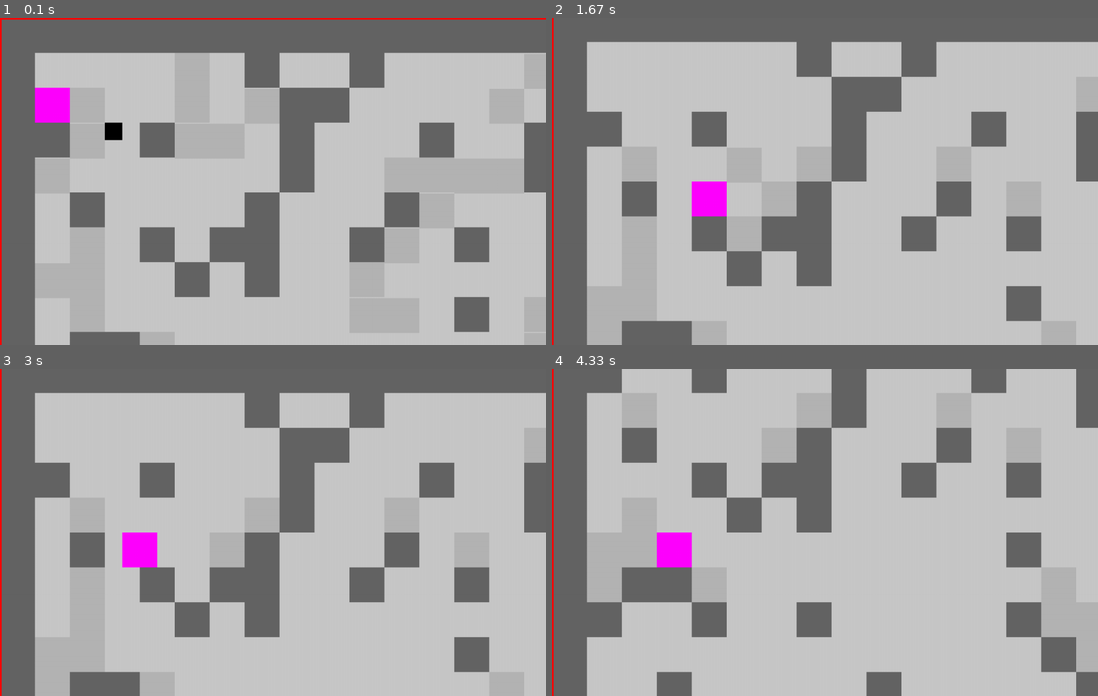
Above: before the commit, frames 1-4 (two rows, left to right).
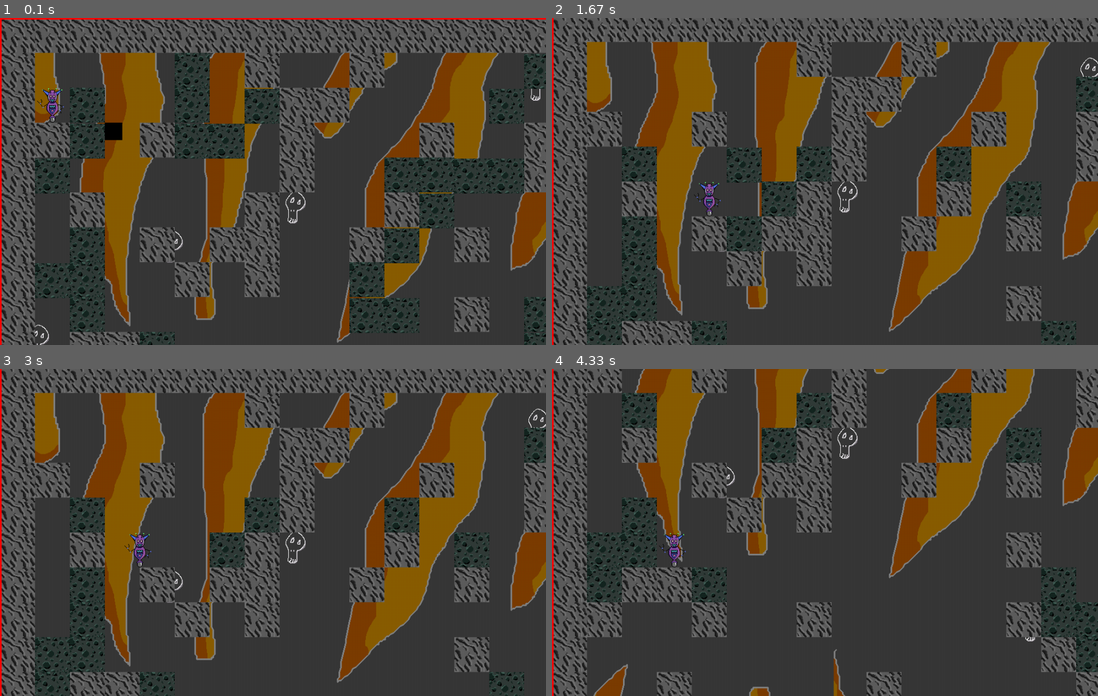
Above: after the commit, the same moments.

Repository: ravenstudios/pygame_scrolling_map
Game: pygame game, started from main.py
The game is run twice, just before and just after one commit, with the same random seed, the same clock (stepped at 60 frames per second) and the same inputs.
Inputs:
- Up to frame 1 (0.1 s): no input
- Up to frame 2 (1.67 s): tap Space at 0.33, 0.73, 1.03, 1.23, 1.57 s; hold Right 0.67-1.13 s; hold Right 1.17-1.47 s; hold Right from 1.5 s (still down)
- Up to frame 3 (3 s): tap Space at 1.87, 2.07, 2.37, 2.63, 2.97 s; release Right at 1.97 s; hold Up 2-2.53 s; hold Down 2.57-2.87 s; hold Left from 2.9 s (still down)
- Up to frame 4 (4.33 s): tap Space at 3.27, 3.8, 4.1 s; release Left at 3.3 s; hold Up from 3.73 s (still down)

The runs differ from the first frame. In frame 1, 79% of the frame differs, in the area x 0-100%, y 0-100%; in frame 2, 81%; in frame 3, 81%; in frame 4, 85%.

Commit message:
added images

Diff:
--- a/floor.py
+++ b/floor.py
@@ -7,4 +7,4 @@
 
 
         super().__init__(x, y)
-        self.image.fill((100, 100, 100))
+        self.image = pygame.image.load(os.path.join('images', 'floor_block.png'))
--- a/main_block.py
+++ b/main_block.py
@@ -1,5 +1,5 @@
 from constants import *
-import pygame
+import pygame, os
 
 class Main_block(pygame.sprite.Sprite):
 
--- a/player.py
+++ b/player.py
@@ -14,6 +14,7 @@
         self.jump_vel = PLAYER_JUMP_VEL
         self.dir = "right"
         self.y_vel = 0.1
+        self.image = pygame.image.load(os.path.join('images', 'Robi.gif'))
 
 
 
--- a/states_manager.py
+++ b/states_manager.py
@@ -1,5 +1,6 @@
 from constants import *
-import sys, pygame, player, camera, wall, block, random, main_drop, floor
+
+import sys, pygame, player, camera, wall, block, random, main_drop, floor, os
 
 
 
@@ -12,7 +13,8 @@
         self.all_group = pygame.sprite.Group()
         self.player_group = pygame.sprite.Group()
         self.items = pygame.sprite.Group()
-
+        self.image = pygame.image.load(os.path.join('images', 'moon_bk.png'))
+        self.bk_rect = self.image.get_rect()
 
         n = 20
         self.player = player.Player()
@@ -96,7 +98,7 @@
 
     def draw(self, surface):
         # surface.fill((100, 100, 100))#background
-
+        surface.blit(self.image, self.camera.move(self.bk_rect))
         # self.draw_grid(surface)
         if self.state == "start":
             surface.fill((200, 200, 200))#background
@@ -132,7 +134,7 @@
 
 
     def update(self, surface):
-        surface.fill((200, 200, 200))#background
+        # surface.fill((200, 200, 200))#background
         self.camera.update(self.player)
 
         if self.state == "start":
--- a/wall.py
+++ b/wall.py
@@ -7,7 +7,8 @@
 
 
         super().__init__(x, y)
-        self.image.fill((180, 180, 180))
+        self.image = pygame.image.load(os.path.join('images', 'moon_block.png'))
+
         self.y_vel = 0
 
 
Binary file added: images/Robi.gif
Binary file added: images/floor_block.png
Binary file added: images/moon_bk.png
Binary file added: images/moon_block.png
